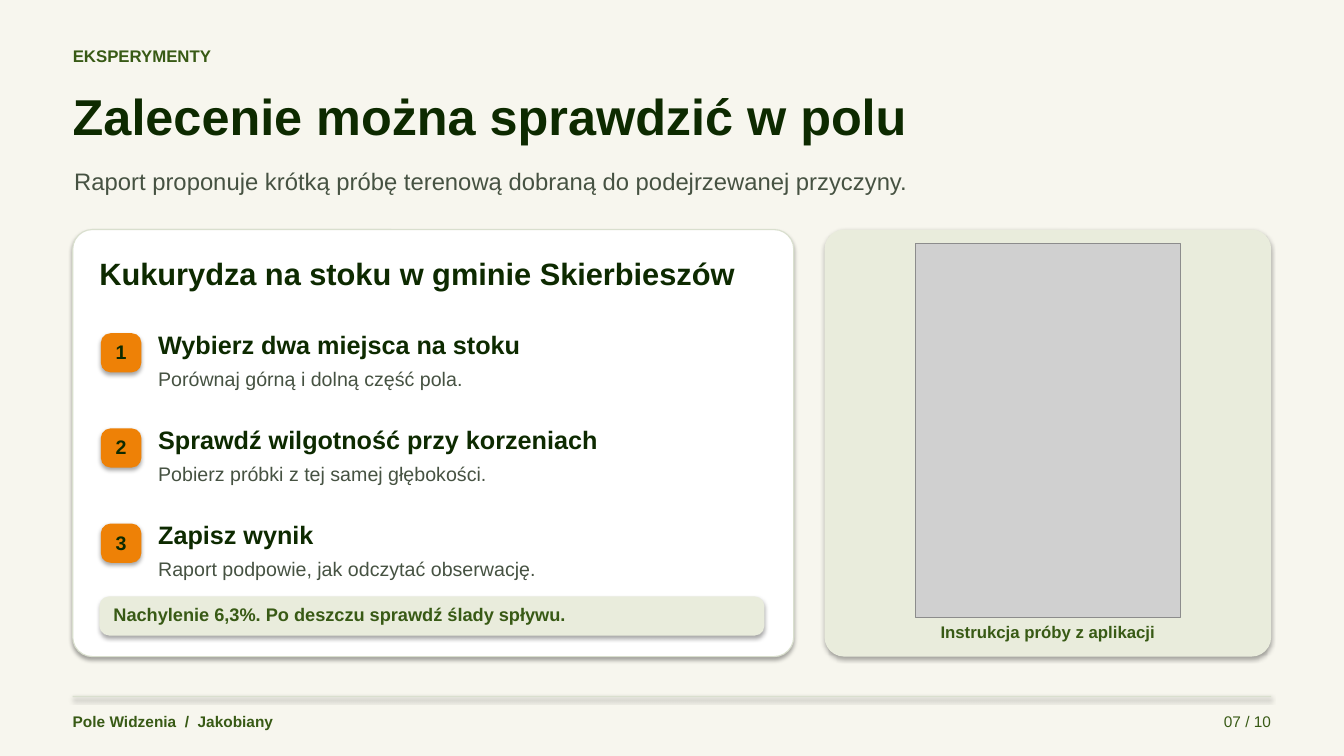
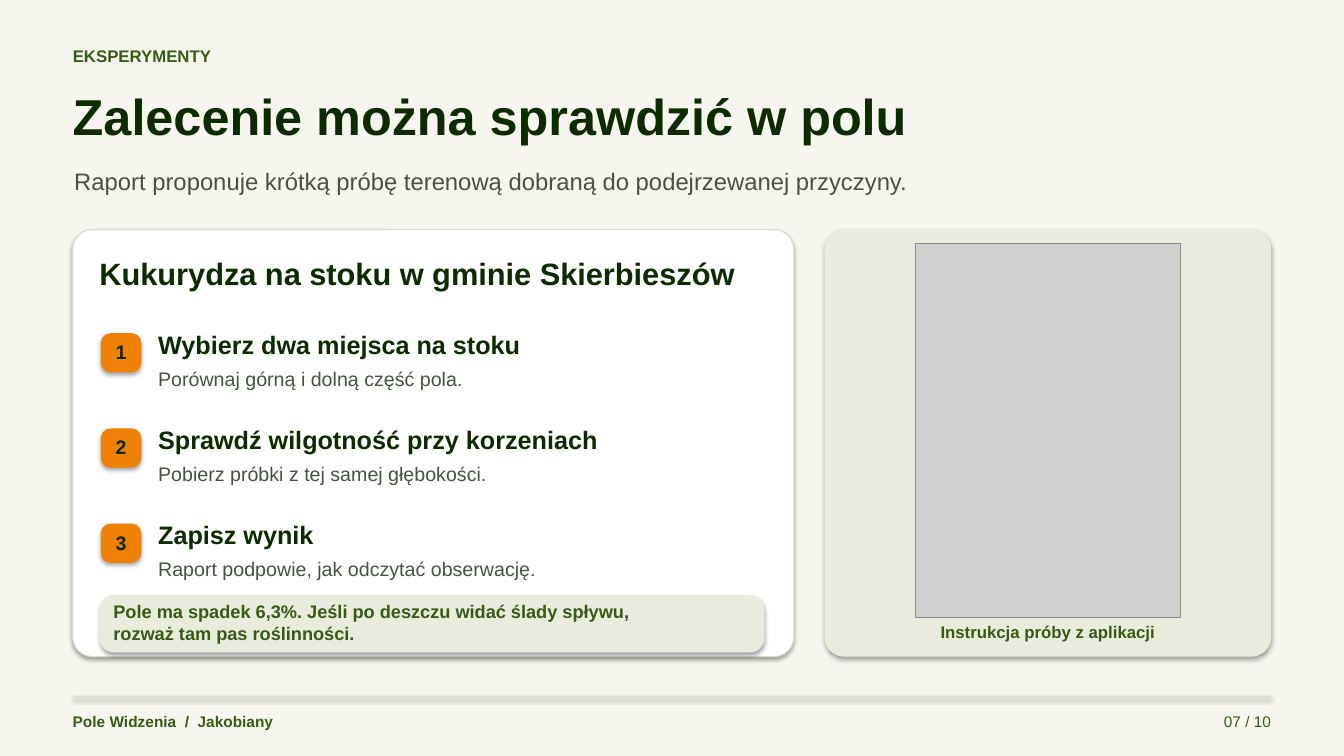
Before and after one commit to AdamStajek/Jakobiany-Hacknation, a slide deck: slide 7 of submission/Pole Widzenia - draft.pptx. Drawn at 1344x756 pixels with LibreOffice and Linux fonts; fonts in the diff are those of the drawing; grey boxes stand for pictures. Boxes give left, top, right and bottom in pixels: in the first picture for what was removed or moved away, otherwise in the second. Text is boxed around its words. In the diff, an @@ line names an element or a change of style, - is before the commit and + after.

```diff
--- a/submission/Pole Widzenia - draft.pptx
+++ b/submission/Pole Widzenia - draft.pptx
@@ rounded rectangle: place and size @@
-rounded rectangle at box(100, 597, 765, 636)
+rounded rectangle at box(100, 595, 765, 652)
@@ text at box(113, 604, 629, 644): text changed @@
-Nachylenie 6,3%. Po deszczu sprawdź ślady spływu.
+Pole ma spadek 6,3%. Jeśli po deszczu widać ślady spływu,
+rozważ tam pas roślinności.
```
Also in this commit, not shown: 15 other files.
